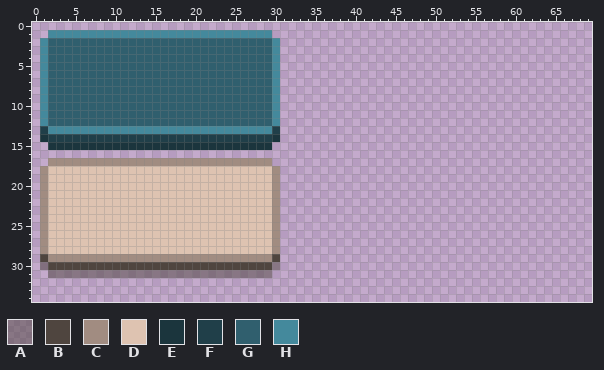
Sprite sheet: Quadtastic/res/style.png. The picture above is the old version.
The file is 128x128 pixels. Shown: x 0..69, y 0..34.
Palette (. is transparent): A #4d433d80  B #4f453f  C #a18c81  D #dec3b1  E #1b353d  F #203f49  G #305f6e  H #44899c
After the commit:
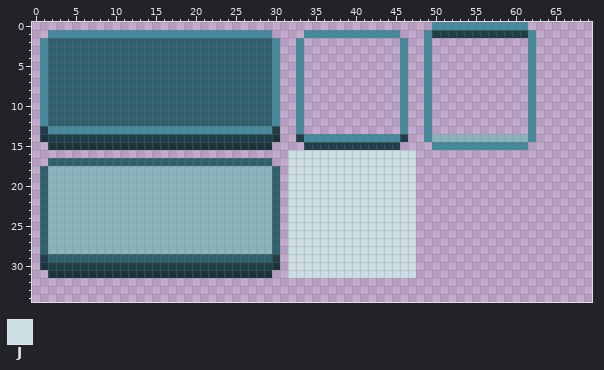
Colours new in this view: J #cadee3
The edit:
Colour D changes from #dec3b1 to #8ab3bd.
Colour D is added in row 14 at x 50 to 61.
Colour E replaces colour A in row 30 at x 1 and 30; in row 31 at x 2 to 29.
Colour F is added in row 1 at x 50 to 61; in row 14 at x 33 and 46; in row 15 at x 34 to 45.
Colour F replaces colour B in row 29 at x 1 and 30; in row 30 at x 2 to 29.
Colour G replaces colour C in row 17 at x 2 to 29; in rows 18 to 28 at x 1 and 30; in row 29 at x 2 to 29.
Colour H is added in row 0 at x 50 to 61; in row 1 at x 34 to 45, 49 and 62; in rows 2 to 13 at x 33, 46, 49 and 62; in row 14 at x 34 to 45, 49 and 62; in row 15 at x 50 to 61.
Colour J is added in rows 16 to 31 at x 32 to 47.
Boxes around the changes in both pictures, in picture pixels (x1, y1, x2, y2):
changed: (40, 22, 536, 278)
